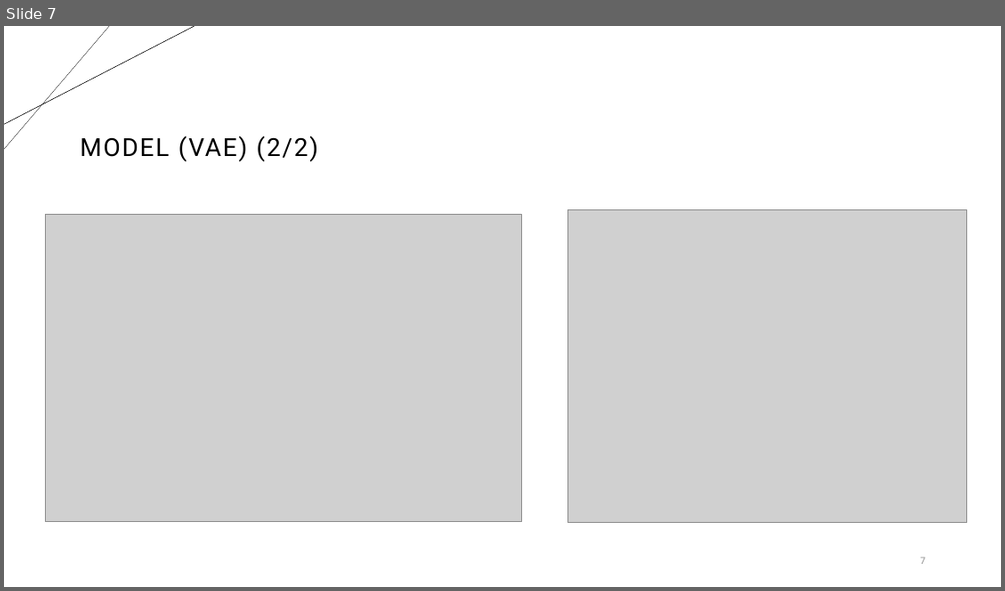
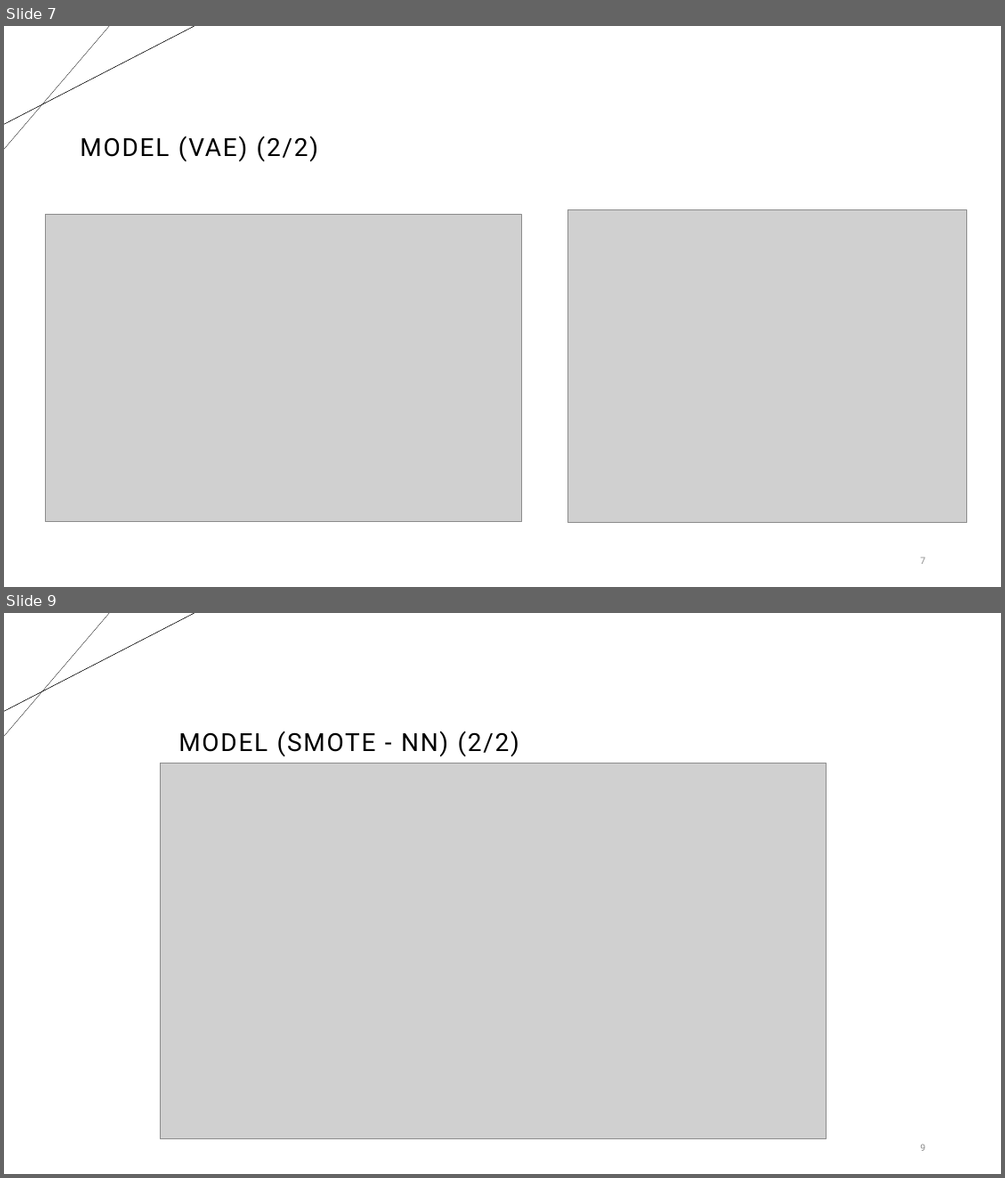
Before and after one commit to mubashar856/Simbox-Traffic-ByPass-Detection, a slide deck: 4_Presentation/SimBox_Traffic_Bypass_(Telecom)_Fraud_Detection.pptx. Shown one above the other, each under a label of ours: slide 7 before the commit, slides 7 and 9 after it; the slides between them are not shown. The pictures are 1005x591 and 1005x1178 pixels, drawn with LibreOffice and Linux fonts; fonts in the diff are those of the drawing; grey boxes stand for pictures. Boxes give left, top, right and bottom in pixels: in the first picture for what was removed or moved away, otherwise in the second. Text is boxed around its words. In the diff, an @@ line names an element or a change of style, - is before the commit and + after.

```diff
--- a/4_Presentation/SimBox_Traffic_Bypass_(Telecom)_Fraud_Detection.pptx
+++ b/4_Presentation/SimBox_Traffic_Bypass_(Telecom)_Fraud_Detection.pptx
@@ slide 9 added at (4,613,1001,1174), background #FFFFFF; not listed: 2 template elements that a slide beside it also shows @@
@@ text added at (178,730,519,757), 24 pt, text #000000 @@
+MODEL (SMOTE - NN) (2/2)
@@ picture added at (161,763,826,1139) @@
@@ page number added at (920,1143,925,1151), 9 pt, text #8C8C8C @@
+9
```
Also in this commit, not shown: 2 slides changed, 2 other slides added.
